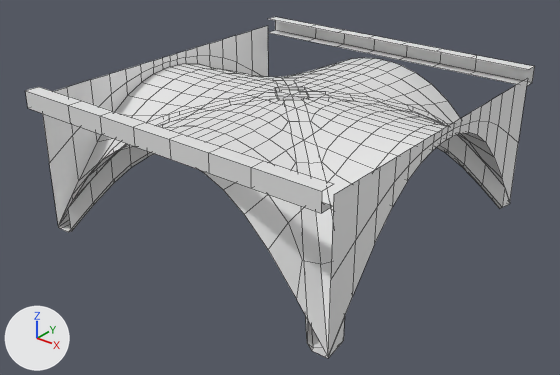
What one commit did to the FBX model Assets/Project/Art/Environment/Kit Bal/Architecture/WallArch/SM_ArchRoof.fbx.
Camera for both pictures: a 50 mm lens placed at (-27.75, -11.77, 18.85), pointed at (-32.98, -5.24, 14.8). Every picture has the same lights, and +X, +Y and +Z are marked at lower left. Mesh edges are drawn as thin lines. Where no turn or scale is listed for an object, it has been applied to the vertices.

The first picture shows 'SM_ArchRoof'.
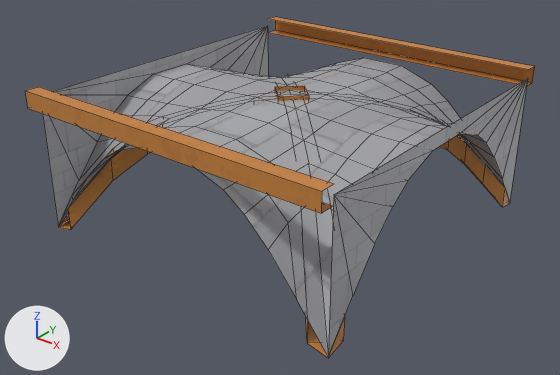
Boxes (x1, y1, x2, y2) around the edits, measured in the pictures (560 x 375 px):
part 1 of me_sm_archroof_005, rebuilt: before (275, 87, 309, 101); after (275, 86, 309, 101)
part 2 of me_sm_archroof_005, cut back: before (25, 17, 535, 358)
part 3 of me_sm_archroof_005, recoloured: (58, 69, 510, 358) in both

Diff of the bpy script that builds the scene:
```diff
--- a/Assets/Project/Art/Environment/Kit Bal/Architecture/WallArch/SM_ArchRoof.fbx.py
+++ b/Assets/Project/Art/Environment/Kit Bal/Architecture/WallArch/SM_ArchRoof.fbx.py
@@ img_t_trim_01_d_png @@
+img_t_trim_01_d_png = load_image('T_Trim_01_D.png', '../../Generic Mat/Trim_01/T_Trim_01_D.png', 2048, 2048, 'sRGB')
@@ mat_basic_001 @@
+mat_basic_001 = principled_material('Basic.001')
+mat_basic_001.texture = img_t_trim_01_d_png
@@ me_sm_archroof_005 @@
 # used by ob_sm_archroof; location = (-31.0, -7.001, 16.0)
-me_sm_archroof_005.from_pydata(...)  # 783 vertices, 662 faces; spans x -4.0..0.0, y -0.17..4.17, z -1.68..0.1
+me_sm_archroof_005.from_pydata(...)  # 285 vertices, 242 faces; spans x -4.0..0.0, y -0.17..4.17, z -1.68..0.1
+# me_sm_archroof_005 part 1: the loose piece of 12 vertices spanning x -2.25..-1.75, y 1.75..2.25, z -0.54..-0.07 is rebuilt with 8 vertices and now spans x -2.25..-1.75, y 1.75..2.25, z -0.48..-0.06, in mat_basic_001 (picture img_t_trim_01_d_png)
+# me_sm_archroof_005 part 2: 8 vertices moved from x -3.71..-2.75, y 2.75..3.71, z -1.28..-0.31 to x -3.41..-2.91, y 2.91..3.41, z -0.78..-0.31; 494 vertices removed from x -4.0..0.0, y -0.17..4.17, z -1.68..0.1
+# me_sm_archroof_005 part 3: 58 faces spanning x -4.0..0.0, y 0.0..4.0, z -1.68..-0.2 switch from no material to mat_basic_001 (picture img_t_trim_01_d_png)
```
